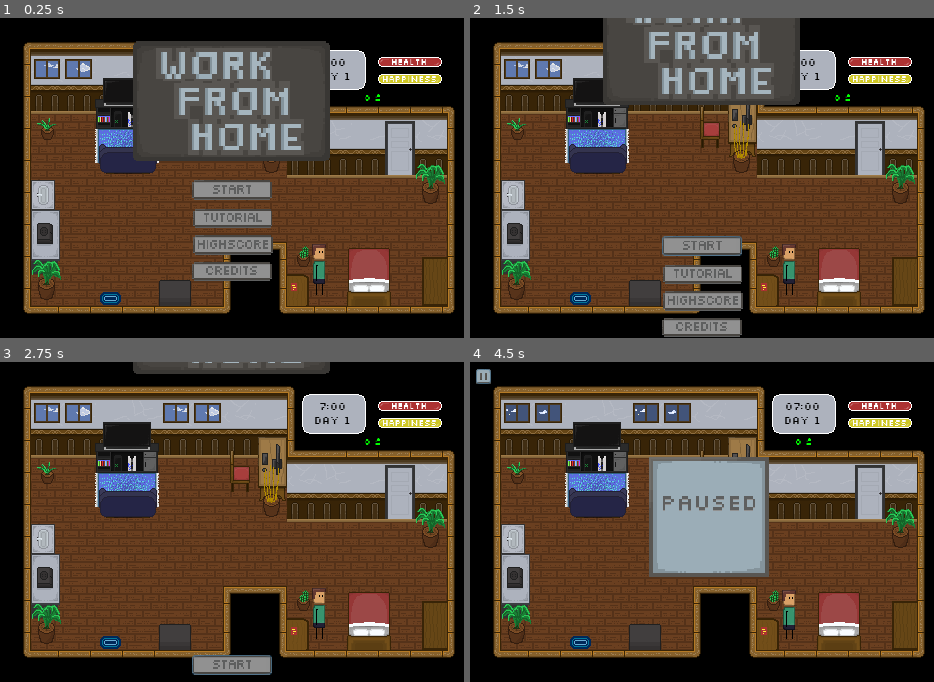
Above: before the commit, frames 1-4 (two rows, left to right).
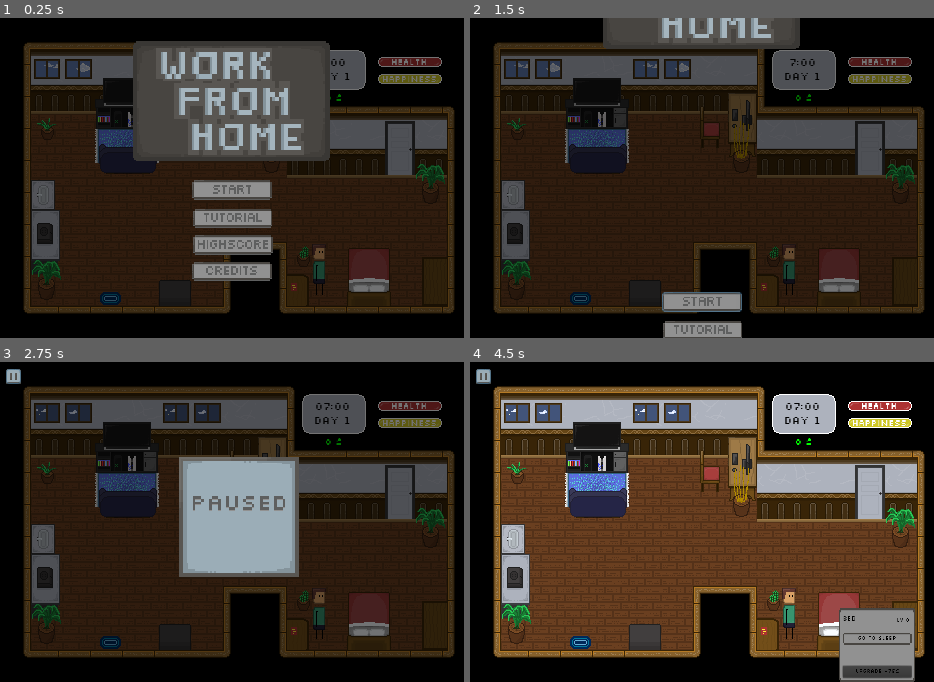
Above: after the commit, the same moments.

Repository: sun-wise-man/work-from-home
Game: Godot game, scene res://scenes/menu.tscn
Two runs of this game, one before a commit and one after it. Both use one fixed random seed, a clock stepped at 60 frames per second and the inputs below.
Inputs (mouse positions are in pixels of both pictures, inside the frame that each line leads up to; where the layout moved, square brackets give the same spot in the first picture):
- Up to frame 1 (0.25 s): no input
- Up to frame 2 (1.5 s): click (702, 190) at 0.5 s; click (702, 270) [702, 232] at 1.25 s
- Up to frame 3 (2.75 s): click (13, 374) at 2.02 s
- Up to frame 4 (4.5 s): click (702, 666) at 2.77 s; click (483, 374) at 3.5 s; move the mouse to (836, 621) at 4.27 s; click (836, 621) at 4.42 s

The runs differ from the first frame. In frame 1, 52% of the frame differs, in the area x 5-98%, y 7-93%; in frame 2, 70%; in frame 3, 72%, in the area x 1-98%, y 0-98%; in frame 4, 13%.

Commit message:
Menu speed, menu dim, paused dim, paused sound

Diff:
--- a/scenes/Main.gd
+++ b/scenes/Main.gd
@@ -441,10 +441,12 @@
 	if is_pause:
 		is_pause = false
 		$GUI/PausePanel.visible = false
+		$Audio.play_activity_sound(activity_from)
 		unpause_game()
 	else:
 		is_pause = true
 		$GUI/PausePanel.visible = true
+		$Audio.stop_all_activity_sound()
 		pause_game()
 
 
--- a/scenes/main.tscn
+++ b/scenes/main.tscn
@@ -876,154 +876,157 @@
 "speed": 5.02
 } ]
 
+[sub_resource type="DynamicFont" id=46]
+size = 10
+font_data = ExtResource( 25 )
+
+[sub_resource type="DynamicFont" id=47]
+size = 10
+font_data = ExtResource( 25 )
+
+[sub_resource type="DynamicFont" id=48]
+size = 10
+font_data = ExtResource( 25 )
+
+[sub_resource type="DynamicFont" id=49]
+size = 10
+font_data = ExtResource( 25 )
+
+[sub_resource type="StyleBoxFlat" id=50]
+bg_color = Color( 0, 0, 0, 0.54902 )
+
+[sub_resource type="DynamicFont" id=51]
+size = 13
+font_data = ExtResource( 25 )
+
+[sub_resource type="DynamicFont" id=52]
+size = 10
+font_data = ExtResource( 25 )
+
+[sub_resource type="DynamicFont" id=53]
+size = 13
+font_data = ExtResource( 25 )
+
+[sub_resource type="DynamicFont" id=54]
+size = 11
+font_data = ExtResource( 25 )
+
+[sub_resource type="DynamicFont" id=55]
+size = 11
+font_data = ExtResource( 25 )
+
+[sub_resource type="DynamicFont" id=56]
+size = 13
+font_data = ExtResource( 25 )
+
+[sub_resource type="StyleBoxTexture" id=57]
+texture = ExtResource( 52 )
+region_rect = Rect2( 0, 0, 64, 64 )
+
+[sub_resource type="StyleBoxTexture" id=58]
+texture = ExtResource( 53 )
+region_rect = Rect2( 0, 0, 64, 64 )
+
+[sub_resource type="StyleBoxTexture" id=59]
+texture = ExtResource( 54 )
+region_rect = Rect2( 0, 0, 64, 64 )
+
+[sub_resource type="StyleBoxTexture" id=60]
+texture = ExtResource( 55 )
+region_rect = Rect2( 0, 0, 64, 64 )
+
+[sub_resource type="StyleBoxTexture" id=61]
+texture = ExtResource( 46 )
+region_rect = Rect2( 15.601, 56.1494, 224.816, 141.108 )
+
+[sub_resource type="DynamicFont" id=62]
+size = 13
+font_data = ExtResource( 25 )
+
+[sub_resource type="StyleBoxTexture" id=63]
+texture = ExtResource( 47 )
+region_rect = Rect2( -0.407646, 29.9449, 80.4076, 20.2538 )
+
+[sub_resource type="DynamicFont" id=64]
+size = 10
+font_data = ExtResource( 25 )
+
+[sub_resource type="StyleBoxTexture" id=65]
+texture = ExtResource( 47 )
+region_rect = Rect2( -0.217072, 29.6224, 79.72, 20.6293 )
+
+[sub_resource type="DynamicFont" id=66]
+size = 10
+font_data = ExtResource( 25 )
+
+[sub_resource type="DynamicFont" id=67]
+size = 12
+font_data = ExtResource( 25 )
+
+[sub_resource type="StyleBoxTexture" id=68]
+texture = ExtResource( 46 )
+region_rect = Rect2( 15.6842, 55.3158, 223.158, 145.263 )
+
+[sub_resource type="DynamicFont" id=69]
+size = 11
+font_data = ExtResource( 25 )
+
+[sub_resource type="StyleBoxTexture" id=70]
+texture = ExtResource( 46 )
+region_rect = Rect2( 17, 56, 221, 143 )
+
+[sub_resource type="DynamicFont" id=71]
+extra_spacing_char = 1
+font_data = ExtResource( 25 )
+
+[sub_resource type="DynamicFont" id=72]
+size = 12
+font_data = ExtResource( 25 )
+
+[sub_resource type="DynamicFont" id=73]
+size = 13
+extra_spacing_char = 1
+font_data = ExtResource( 25 )
+
+[sub_resource type="StyleBoxFlat" id=74]
+bg_color = Color( 0, 0, 0, 0.705882 )
+
+[sub_resource type="StyleBoxFlat" id=75]
+
+[sub_resource type="DynamicFont" id=76]
+size = 24
+font_data = ExtResource( 25 )
+
+[sub_resource type="DynamicFont" id=77]
+size = 12
+font_data = ExtResource( 25 )
+
+[sub_resource type="DynamicFont" id=78]
+size = 10
+font_data = ExtResource( 25 )
+
+[sub_resource type="StyleBoxTexture" id=79]
+texture = ExtResource( 47 )
+region_rect = Rect2( 0.152283, 29.7171, 80.4895, 20.3907 )
+
 [sub_resource type="DynamicFont" id=80]
 size = 10
 font_data = ExtResource( 25 )
 
-[sub_resource type="DynamicFont" id=81]
-size = 10
-font_data = ExtResource( 25 )
-
-[sub_resource type="DynamicFont" id=82]
-size = 10
-font_data = ExtResource( 25 )
-
-[sub_resource type="DynamicFont" id=83]
-size = 10
-font_data = ExtResource( 25 )
-
-[sub_resource type="StyleBoxFlat" id=75]
+[sub_resource type="StyleBoxFlat" id=81]
 bg_color = Color( 0, 0, 0, 0.54902 )
 
-[sub_resource type="DynamicFont" id=46]
-size = 13
-font_data = ExtResource( 25 )
-
-[sub_resource type="DynamicFont" id=47]
-size = 10
-font_data = ExtResource( 25 )
-
-[sub_resource type="DynamicFont" id=48]
-size = 13
-font_data = ExtResource( 25 )
-
-[sub_resource type="DynamicFont" id=49]
-size = 11
-font_data = ExtResource( 25 )
-
-[sub_resource type="DynamicFont" id=50]
-size = 11
-font_data = ExtResource( 25 )
-
-[sub_resource type="DynamicFont" id=51]
-size = 13
-font_data = ExtResource( 25 )
-
-[sub_resource type="StyleBoxTexture" id=76]
-texture = ExtResource( 52 )
-region_rect = Rect2( 0, 0, 64, 64 )
-
-[sub_resource type="StyleBoxTexture" id=77]
-texture = ExtResource( 53 )
-region_rect = Rect2( 0, 0, 64, 64 )
-
-[sub_resource type="StyleBoxTexture" id=78]
-texture = ExtResource( 54 )
-region_rect = Rect2( 0, 0, 64, 64 )
-
-[sub_resource type="StyleBoxTexture" id=79]
-texture = ExtResource( 55 )
-region_rect = Rect2( 0, 0, 64, 64 )
-
-[sub_resource type="StyleBoxTexture" id=52]
-texture = ExtResource( 46 )
-region_rect = Rect2( 15.601, 56.1494, 224.816, 141.108 )
-
-[sub_resource type="DynamicFont" id=53]
-size = 13
-font_data = ExtResource( 25 )
-
-[sub_resource type="StyleBoxTexture" id=54]
-texture = ExtResource( 47 )
-region_rect = Rect2( -0.407646, 29.9449, 80.4076, 20.2538 )
-
-[sub_resource type="DynamicFont" id=55]
-size = 10
-font_data = ExtResource( 25 )
-
-[sub_resource type="StyleBoxTexture" id=56]
-texture = ExtResource( 47 )
-region_rect = Rect2( -0.217072, 29.6224, 79.72, 20.6293 )
-
-[sub_resource type="DynamicFont" id=57]
-size = 10
-font_data = ExtResource( 25 )
-
-[sub_resource type="DynamicFont" id=58]
-size = 12
-font_data = ExtResource( 25 )
-
-[sub_resource type="StyleBoxTexture" id=59]
-texture = ExtResource( 46 )
-region_rect = Rect2( 15.6842, 55.3158, 223.158, 145.263 )
-
-[sub_resource type="DynamicFont" id=60]
-size = 11
-font_data = ExtResource( 25 )
-
-[sub_resource type="StyleBoxTexture" id=61]
-texture = ExtResource( 46 )
-region_rect = Rect2( 17, 56, 221, 143 )
-
-[sub_resource type="DynamicFont" id=62]
-extra_spacing_char = 1
-font_data = ExtResource( 25 )
-
-[sub_resource type="DynamicFont" id=63]
-size = 12
-font_data = ExtResource( 25 )
-
-[sub_resource type="DynamicFont" id=64]
-size = 13
-extra_spacing_char = 1
-font_data = ExtResource( 25 )
-
-[sub_resource type="StyleBoxFlat" id=65]
-bg_color = Color( 0, 0, 0, 0.705882 )
-
-[sub_resource type="StyleBoxFlat" id=66]
-
-[sub_resource type="DynamicFont" id=67]
-size = 24
-font_data = ExtResource( 25 )
-
-[sub_resource type="DynamicFont" id=68]
-size = 12
-font_data = ExtResource( 25 )
-
-[sub_resource type="DynamicFont" id=69]
-size = 10
-font_data = ExtResource( 25 )
-
-[sub_resource type="StyleBoxTexture" id=70]
-texture = ExtResource( 47 )
-region_rect = Rect2( 0.152283, 29.7171, 80.4895, 20.3907 )
-
-[sub_resource type="DynamicFont" id=71]
-size = 10
-font_data = ExtResource( 25 )
-
-[sub_resource type="StyleBoxTexture" id=72]
+[sub_resource type="StyleBoxTexture" id=82]
+texture = ExtResource( 51 )
+region_rect = Rect2( 0, 0, 256, 256 )
+
+[sub_resource type="StyleBoxTexture" id=83]
 texture = ExtResource( 50 )
 region_rect = Rect2( 5.14925, 4.51936, 40.1181, 42.8931 )
 
-[sub_resource type="StyleBoxTexture" id=73]
+[sub_resource type="StyleBoxTexture" id=84]
 texture = ExtResource( 50 )
 region_rect = Rect2( 54.5065, 4.75858, 40.8945, 43.1891 )
-
-[sub_resource type="StyleBoxTexture" id=74]
-texture = ExtResource( 51 )
-region_rect = Rect2( 0, 0, 256, 256 )
 
 [node name="World" type="Node2D"]
 script = ExtResource( 10 )
@@ -1505,7 +1508,7 @@
 margin_right = 480.0
 margin_bottom = 321.0
 mouse_filter = 2
-custom_styles/panel = SubResource( 75 )
+custom_styles/panel = SubResource( 50 )
 __meta__ = {
 "_edit_use_anchors_": false
 }
@@ -2033,37 +2036,45 @@
 margin_bottom = 139.273
 custom_styles/hover = ExtResource( 48 )
 custom_styles/pressed = ExtResource( 49 )
-custom_styles/normal = SubResource( 70 )
-custom_fonts/font = SubResource( 71 )
+custom_styles/normal = SubResource( 79 )
+custom_fonts/font = SubResource( 80 )
 custom_colors/font_color = Color( 0, 0, 0, 1 )
 text = "Home"
+
+[node name="PausePanel" type="Panel" parent="GUI"]
+margin_right = 479.0
+margin_bottom = 318.0
+mouse_filter = 2
+custom_styles/panel = SubResource( 81 )
+__meta__ = {
+"_edit_use_anchors_": false
+}
+
+[node name="PausePanel" type="Panel" parent="GUI/PausePanel"]
+margin_left = 179.589
+margin_top = 95.3474
+margin_right = 299.589
+margin_bottom = 215.347
+custom_styles/panel = SubResource( 82 )
+__meta__ = {
+"_edit_use_anchors_": false
+}
 
 [node name="Pause" type="Button" parent="GUI"]
 margin_left = 6.61459
 margin_top = 6.61458
 margin_right = 21.6146
 margin_bottom = 21.6146
-custom_styles/hover = SubResource( 72 )
-custom_styles/pressed = SubResource( 73 )
-custom_styles/normal = SubResource( 72 )
-__meta__ = {
-"_edit_use_anchors_": false
-}
-
-[node name="PausePanel" type="Panel" parent="GUI"]
-visible = false
-margin_left = 179.589
-margin_top = 95.3474
-margin_right = 299.589
-margin_bottom = 215.347
-custom_styles/panel = SubResource( 74 )
-__meta__ = {
-"_edit_use_anchors_": false
-}
+custom_styles/hover = SubResource( 83 )
+custom_styles/pressed = SubResource( 84 )
+custom_styles/normal = SubResource( 83 )
+__meta__ = {
+"_edit_use_anchors_": false
+}
+[connection signal="hour_pass" from="." to="." method="_on_World_hour_pass"]
 [connection signal="hour_pass" from="." to="Objects/Windows" method="_on_World_hour_pass"]
-[connection signal="hour_pass" from="." to="." method="_on_World_hour_pass"]
+[connection signal="hour_pass" from="." to="GUI/HealthBar" method="_on_World_hour_pass"]
 [connection signal="hour_pass" from="." to="GUI/HappinessBar" method="_on_World_hour_pass"]
-[connection signal="hour_pass" from="." to="GUI/HealthBar" method="_on_World_hour_pass"]
 [connection signal="hour_pass" from="." to="GUI/Time" method="_on_World_hour_pass"]
 [connection signal="path_done" from="Player" to="." method="_on_Player_path_done"]
 [connection signal="mouse_entered" from="Objects/Bed/Area2D" to="Objects/Bed" method="_on_Area2D_mouse_entered"]
@@ -2083,10 +2094,10 @@
 [connection signal="pressed" from="GUI/DecisionPanel/Option2" to="GUI/DecisionPanel" method="_on_Option2_pressed"]
 [connection signal="visibility_changed" from="GUI/EventPanel" to="GUI/EventPanel" method="_on_EventPanel_visibility_changed"]
 [connection signal="upgrade_object" from="GUI/ActivitySystem" to="Objects/Stove" method="_on_ActivitySystem_upgrade_object"]
+[connection signal="upgrade_object" from="GUI/ActivitySystem" to="Objects/Bed" method="_on_ActivitySystem_upgrade_object"]
+[connection signal="upgrade_object" from="GUI/ActivitySystem" to="Objects/PC" method="_on_ActivitySystem_upgrade_object"]
+[connection signal="upgrade_object" from="GUI/ActivitySystem" to="Objects/Console" method="_on_ActivitySystem_upgrade_object"]
 [connection signal="upgrade_object" from="GUI/ActivitySystem" to="Objects/Bathroom" method="_on_ActivitySystem_upgrade_object"]
-[connection signal="upgrade_object" from="GUI/ActivitySystem" to="Objects/Bed" method="_on_ActivitySystem_upgrade_object"]
-[connection signal="upgrade_object" from="GUI/ActivitySystem" to="Objects/Console" method="_on_ActivitySystem_upgrade_object"]
-[connection signal="upgrade_object" from="GUI/ActivitySystem" to="Objects/PC" method="_on_ActivitySystem_upgrade_object"]
 [connection signal="mouse_entered" from="GUI/ActivitySystem/Panel" to="." method="_on_Panel_mouse_entered"]
 [connection signal="mouse_exited" from="GUI/ActivitySystem/Panel" to="." method="_on_Panel_mouse_exited"]
 [connection signal="mouse_entered" from="GUI/ActivitySystem/Panel/Button" to="." method="_on_Button_mouse_entered"]
--- a/scenes/menu.gd
+++ b/scenes/menu.gd
@@ -2,7 +2,7 @@
 
 
 var playScene : bool = false
-export (float) var speed = 60
+export (float) var speed = 120
 
 
 func _process(delta):
--- a/scenes/menu.tscn
+++ b/scenes/menu.tscn
@@ -837,67 +837,70 @@
 size = 13
 font_data = ExtResource( 5 )
 
+[sub_resource type="DynamicFont" id=41]
+size = 13
+font_data = ExtResource( 5 )
+
 [sub_resource type="DynamicFont" id=42]
-size = 13
+size = 11
 font_data = ExtResource( 5 )
 
 [sub_resource type="DynamicFont" id=43]
 size = 11
 font_data = ExtResource( 5 )
 
-[sub_resource type="DynamicFont" id=44]
-size = 11
-font_data = ExtResource( 5 )
-
-[sub_resource type="DynamicFont" id=45]
+[sub_resource type="DynamicFont" id=57]
 size = 13
 font_data = ExtResource( 5 )
 
+[sub_resource type="StyleBoxFlat" id=58]
+bg_color = Color( 0, 0, 0, 0.54902 )
+
+[sub_resource type="StyleBoxTexture" id=45]
+texture = ExtResource( 1 )
+region_rect = Rect2( 14.5928, 141.562, 226.382, 53.694 )
+
 [sub_resource type="StyleBoxTexture" id=46]
 texture = ExtResource( 1 )
-region_rect = Rect2( 14.5928, 141.562, 226.382, 53.694 )
+region_rect = Rect2( 269.219, 139.864, 228.88, 58.381 )
 
 [sub_resource type="StyleBoxTexture" id=47]
 texture = ExtResource( 1 )
-region_rect = Rect2( 269.219, 139.864, 228.88, 58.381 )
+region_rect = Rect2( 14.1117, 141.562, 227.236, 53.2052 )
 
 [sub_resource type="StyleBoxTexture" id=48]
-texture = ExtResource( 1 )
-region_rect = Rect2( 14.1117, 141.562, 227.236, 53.2052 )
-
-[sub_resource type="StyleBoxTexture" id=51]
 texture = ExtResource( 2 )
 region_rect = Rect2( 14.6997, 141.204, 226.727, 53.6955 )
 
-[sub_resource type="StyleBoxTexture" id=50]
+[sub_resource type="StyleBoxTexture" id=49]
 texture = ExtResource( 2 )
 region_rect = Rect2( 271.169, 141.336, 226.408, 54.4411 )
 
-[sub_resource type="StyleBoxTexture" id=52]
+[sub_resource type="StyleBoxTexture" id=50]
 texture = ExtResource( 30 )
 region_rect = Rect2( 14.0556, 139.319, 228.717, 56.2813 )
 
-[sub_resource type="StyleBoxTexture" id=53]
+[sub_resource type="StyleBoxTexture" id=51]
 texture = ExtResource( 30 )
 region_rect = Rect2( 269.392, 142.834, 228.792, 52.7723 )
 
-[sub_resource type="StyleBoxTexture" id=54]
+[sub_resource type="StyleBoxTexture" id=52]
 texture = ExtResource( 31 )
 region_rect = Rect2( 14.6251, 139.02, 227.143, 56.6021 )
 
-[sub_resource type="StyleBoxTexture" id=55]
+[sub_resource type="StyleBoxTexture" id=53]
 texture = ExtResource( 31 )
 region_rect = Rect2( 270.569, 141.023, 227.52, 55.4139 )
 
-[sub_resource type="StyleBoxTexture" id=56]
+[sub_resource type="StyleBoxTexture" id=54]
 texture = ExtResource( 32 )
 region_rect = Rect2( 0, 0, 256, 256 )
 
-[sub_resource type="StyleBoxTexture" id=57]
+[sub_resource type="StyleBoxTexture" id=55]
 texture = ExtResource( 6 )
 region_rect = Rect2( 4.50745, 4.30469, 40.8674, 43.7353 )
 
-[sub_resource type="StyleBoxTexture" id=58]
+[sub_resource type="StyleBoxTexture" id=56]
 texture = ExtResource( 6 )
 region_rect = Rect2( 54.7129, 4.6352, 40.3186, 43.9543 )
 
@@ -1087,12 +1090,12 @@
 }
 
 [node name="MoneyText" type="Label" parent="GUI"]
-margin_left = 300.0
+margin_left = 309.8
 margin_top = 75.0
-margin_right = 510.0
+margin_right = 379.8
 margin_bottom = 91.0
 rect_scale = Vector2( 0.7, 0.7 )
-custom_fonts/font = SubResource( 45 )
+custom_fonts/font = SubResource( 57 )
 custom_colors/font_color = Color( 0, 1, 0, 1 )
 text = "0 $"
 align = 1
@@ -1103,6 +1106,14 @@
 
 [node name="Menu" type="CanvasLayer" parent="."]
 layer = 2
+
+[node name="Panel" type="Panel" parent="Menu"]
+margin_right = 479.0
+margin_bottom = 320.0
+custom_styles/panel = SubResource( 58 )
+__meta__ = {
+"_edit_use_anchors_": false
+}
 
 [node name="Title" type="TextureRect" parent="Menu"]
 margin_left = 118.366
Not shown: 40 places in scenes/main.tscn that only renumber resources
Not shown: 10 places in scenes/menu.tscn that only renumber resources
